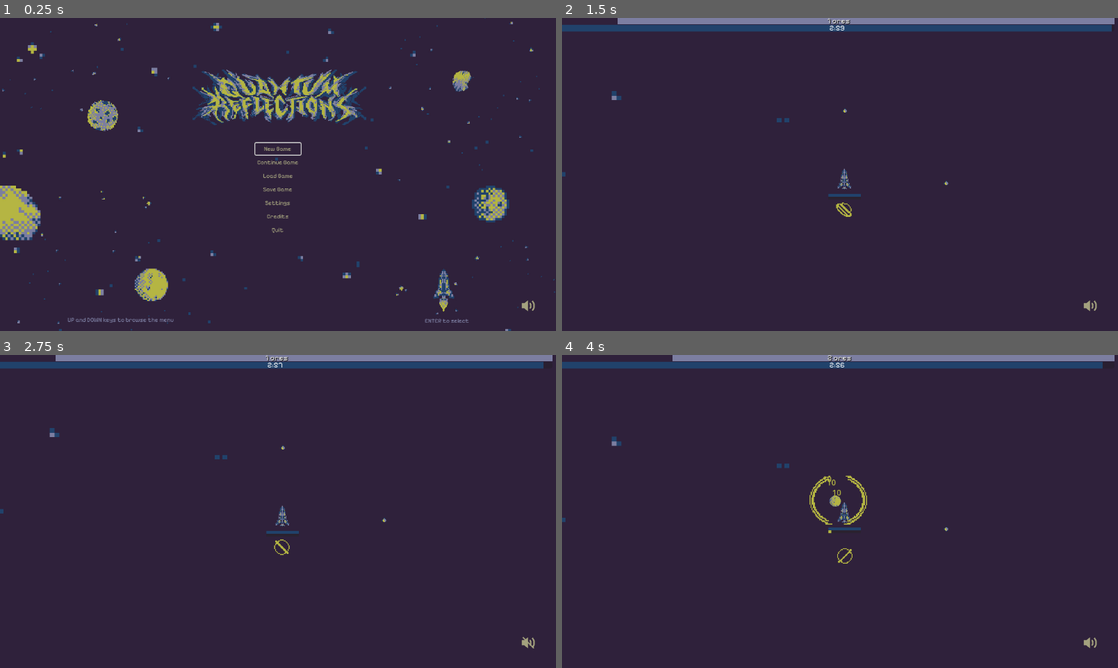
Above: before the commit, frames 1-4 (two rows, left to right).
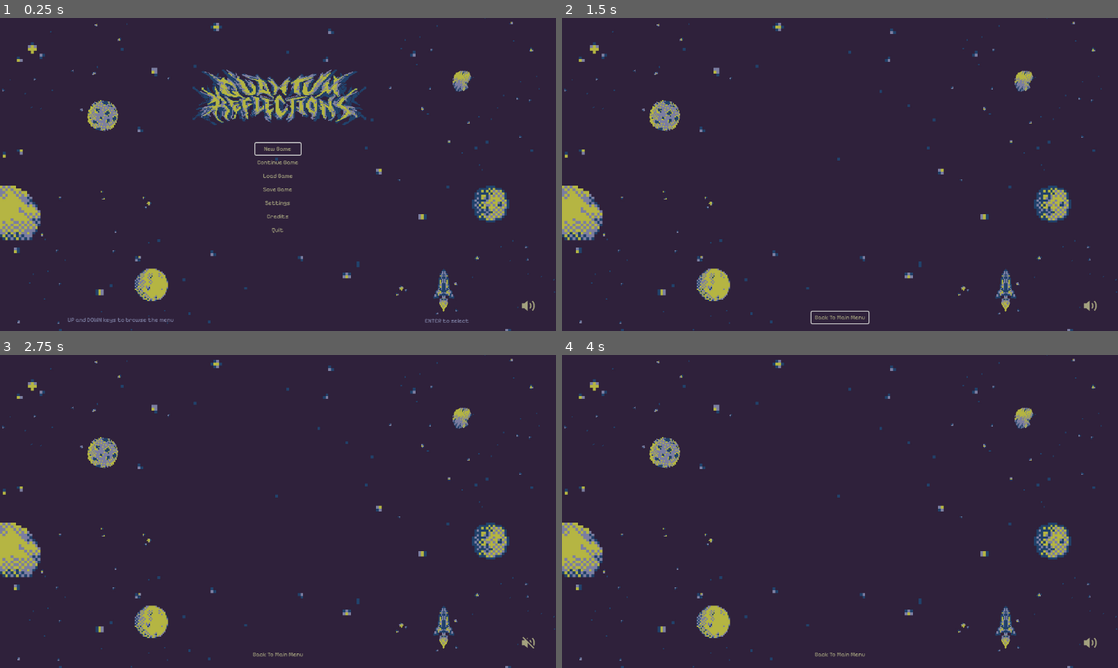
Above: after the commit, the same moments.

Repository: iparosds/Quantum-Reflections
Game: Godot game, scene res://scenes/globals/level_manager.tscn
Two runs of this game, one before a commit and one after it. Both use one fixed random seed, a clock stepped at 60 frames per second and the inputs below.
Inputs (mouse positions are in pixels of both pictures, inside the frame that each line leads up to):
- Up to frame 1 (0.25 s): no input
- Up to frame 2 (1.5 s): click "New Game" at 0.5 s; click (840, 318) at 1.25 s, where only the run after the commit has a clickable "Back To Main Menu"
- Up to frame 3 (2.75 s): click (528, 642) at 2 s
- Up to frame 4 (4 s): tap Enter (enter) at 2.75, 2.85, 3.8 s; move the mouse to (812, 574) at 2.77 s; hold W (move_up) from 2.78 s (still down); click (812, 574) at 2.92 s; move the mouse to (1006, 558) at 3.52 s; tap Tab (boost) at 3.6 s; click (1006, 558) at 3.67 s

The runs differ from the first frame. In frame 1, less than 0.1% of the frame differs, in the area x 93-97%, y 90-94%; in frame 2, 7.8%; in frame 3, 7.7%; in frame 4, 7.9%, in the area x 0-100%, y 0-100%.

Commit message:
fazer tela de seleção de levels [issue : #30]

Diff:
--- a/scenes/globals/gui_manager.tscn
+++ b/scenes/globals/gui_manager.tscn
@@ -164,6 +164,7 @@
 script = ExtResource("1_01qsd")
 
 [node name="GameHud" type="CanvasLayer" parent="."]
+visible = false
 
 [node name="HudXP" type="ProgressBar" parent="GameHud"]
 offset_right = 1145.0
@@ -217,7 +218,6 @@
 text = "You are a God!"
 
 [node name="MainMenu" type="CanvasLayer" parent="."]
-visible = false
 
 [node name="TextureRect" type="TextureRect" parent="MainMenu"]
 anchors_preset = 15
@@ -338,8 +338,6 @@
 horizontal_alignment = 1
 vertical_alignment = 1
 
-[node name="SoundIcon" parent="MainMenu" instance=ExtResource("6_haemp")]
-
 [node name="Credits" type="CanvasLayer" parent="."]
 visible = false
 
@@ -389,8 +387,6 @@
 text = "Back"
 flat = true
 
-[node name="SoundIcon" parent="Credits" instance=ExtResource("6_haemp")]
-
 [node name="SettingsMenu" type="CanvasLayer" parent="."]
 visible = false
 
@@ -484,8 +480,6 @@
 label_settings = SubResource("LabelSettings_55n0w")
 horizontal_alignment = 1
 vertical_alignment = 1
-
-[node name="SoundIcon" parent="SettingsMenu" instance=ExtResource("6_haemp")]
 
 [node name="InputSettings" type="CanvasLayer" parent="."]
 visible = false
@@ -607,8 +601,6 @@
 text = "Back to settings"
 flat = true
 
-[node name="SoundIcon" parent="InputSettings" instance=ExtResource("6_haemp")]
-
 [node name="GameOverScreen" type="CanvasLayer" parent="."]
 visible = false
 
@@ -644,8 +636,6 @@
 offset_bottom = 412.0
 text = "Restart"
 
-[node name="SoundIcon" parent="GameOverScreen" instance=ExtResource("6_haemp")]
-
 [node name="PauseMenu" type="CanvasLayer" parent="."]
 visible = false
 
@@ -739,7 +729,53 @@
 theme = ExtResource("5_w8ru2")
 text = "Quit to Desktop"
 
-[node name="SoundIcon" parent="PauseMenu" instance=ExtResource("6_haemp")]
+[node name="LevelsMenu" type="CanvasLayer" parent="."]
+
+[node name="TextureRect" type="TextureRect" parent="LevelsMenu"]
+anchors_preset = 15
+anchor_right = 1.0
+anchor_bottom = 1.0
+grow_horizontal = 2
+grow_vertical = 2
+texture = ExtResource("3_mrw3c")
+expand_mode = 2
+
+[node name="ScrollContainer" type="ScrollContainer" parent="LevelsMenu"]
+anchors_preset = 8
+anchor_left = 0.5
+anchor_top = 0.5
+anchor_right = 0.5
+anchor_bottom = 0.5
+offset_left = -20.0
+offset_top = -20.0
+offset_right = 20.0
+offset_bottom = 20.0
+grow_horizontal = 2
+grow_vertical = 2
+
+[node name="MarginContainer" type="MarginContainer" parent="LevelsMenu/ScrollContainer"]
+layout_mode = 2
+
+[node name="LevelsContainer" type="VBoxContainer" parent="LevelsMenu/ScrollContainer/MarginContainer"]
+layout_mode = 2
+
+[node name="VBoxContainer" type="VBoxContainer" parent="LevelsMenu"]
+anchors_preset = 7
+anchor_left = 0.5
+anchor_top = 1.0
+anchor_right = 0.5
+anchor_bottom = 1.0
+offset_left = -20.0
+offset_top = -40.0
+offset_right = 20.0
+grow_horizontal = 2
+grow_vertical = 0
+
+[node name="BackToMainMenuButton" type="Button" parent="LevelsMenu/VBoxContainer"]
+layout_mode = 2
+theme = ExtResource("5_w8ru2")
+text = " Back To Main Menu "
+flat = true
 
 [node name="Sounds" type="Node" parent="."]
 
@@ -752,5 +788,7 @@
 [node name="BackSoundPlayer" type="AudioStreamPlayer" parent="Sounds"]
 stream = ExtResource("12_pme4d")
 
+[node name="SoundIcon" parent="." instance=ExtResource("6_haemp")]
+
 [connection signal="pressed" from="InputSettings/Control/PanelContainer/MarginContainer/VBoxContainer/SaveConfigButton" to="InputSettings/Control" method="_on_save_config_button_pressed"]
 [connection signal="pressed" from="InputSettings/Control/PanelContainer/MarginContainer/VBoxContainer/ResetButton" to="InputSettings/Control" method="_on_reset_button_pressed"]
--- a/scenes/menus/pause_menu.tscn
+++ /dev/null
@@ -1,130 +0,0 @@
-[gd_scene load_steps=7 format=3 uid="uid://c1wm8rtspnyjw"]
-
-[ext_resource type="Script" uid="uid://2bfrj8hrx288" path="res://scripts/menus/pause_menu.gd" id="1_dx1k4"]
-[ext_resource type="Shader" uid="uid://dqaaqag24kr3a" path="res://assets/sprites/menus_and_misc/pause_menu.gdshader" id="2_wqncs"]
-
-[sub_resource type="ShaderMaterial" id="ShaderMaterial_htex5"]
-shader = ExtResource("2_wqncs")
-shader_parameter/lod = 0.0
-
-[sub_resource type="Animation" id="Animation_6flnu"]
-length = 0.001
-tracks/0/type = "value"
-tracks/0/imported = false
-tracks/0/enabled = true
-tracks/0/path = NodePath("ColorRect:material:shader_parameter/lod")
-tracks/0/interp = 1
-tracks/0/loop_wrap = true
-tracks/0/keys = {
-"times": PackedFloat32Array(0),
-"transitions": PackedFloat32Array(1),
-"update": 0,
-"values": [0.0]
-}
-tracks/1/type = "value"
-tracks/1/imported = false
-tracks/1/enabled = true
-tracks/1/path = NodePath(".:modulate")
-tracks/1/interp = 1
-tracks/1/loop_wrap = true
-tracks/1/keys = {
-"times": PackedFloat32Array(0),
-"transitions": PackedFloat32Array(1),
-"update": 0,
-"values": [Color(1, 1, 1, 0)]
-}
-
-[sub_resource type="Animation" id="Animation_8ymmb"]
-resource_name = "blur"
-length = 0.3
-tracks/0/type = "value"
-tracks/0/imported = false
-tracks/0/enabled = true
-tracks/0/path = NodePath("ColorRect:material:shader_parameter/lod")
-tracks/0/interp = 1
-tracks/0/loop_wrap = true
-tracks/0/keys = {
-"times": PackedFloat32Array(0),
-"transitions": PackedFloat32Array(1),
-"update": 0,
-"values": [0.0]
-}
-tracks/1/type = "value"
-tracks/1/imported = false
-tracks/1/enabled = true
-tracks/1/path = NodePath(".:modulate")
-tracks/1/interp = 1
-tracks/1/loop_wrap = true
-tracks/1/keys = {
-"times": PackedFloat32Array(0, 0.3),
-"transitions": PackedFloat32Array(1, 1),
-"update": 0,
-"values": [Color(1, 1, 1, 0), Color(1, 1, 1, 1)]
-}
-
-[sub_resource type="AnimationLibrary" id="AnimationLibrary_hjivf"]
-_data = {
-&"RESET": SubResource("Animation_6flnu"),
-&"blur": SubResource("Animation_8ymmb")
-}
-
-[node name="PauseMenu" type="Control"]
-process_mode = 3
-modulate = Color(1, 1, 1, 0)
-layout_mode = 3
-anchors_preset = 15
-anchor_right = 1.0
-anchor_bottom = 1.0
-grow_horizontal = 2
-grow_vertical = 2
-script = ExtResource("1_dx1k4")
-
-[node name="ColorRect" type="ColorRect" parent="."]
-material = SubResource("ShaderMaterial_htex5")
-layout_mode = 1
-anchors_preset = 15
-anchor_right = 1.0
-anchor_bottom = 1.0
-grow_horizontal = 2
-grow_vertical = 2
-
-[node name="PanelContainer" type="PanelContainer" parent="."]
-layout_mode = 1
-anchors_preset = 8
-anchor_left = 0.5
-anchor_top = 0.5
-anchor_right = 0.5
-anchor_bottom = 0.5
-offset_left = -189.0
-offset_top = -188.0
-offset_right = 190.0
-offset_bottom = 191.0
-grow_horizontal = 2
-grow_vertical = 2
-
-[node name="VBoxContainer" type="VBoxContainer" parent="PanelContainer"]
-layout_mode = 2
-size_flags_horizontal = 4
-size_flags_vertical = 4
-
-[node name="Resume" type="Button" parent="PanelContainer/VBoxContainer"]
-layout_mode = 2
-text = "Resume"
-
-[node name="Restart" type="Button" parent="PanelContainer/VBoxContainer"]
-layout_mode = 2
-text = "Restart"
-
-[node name="Quit" type="Button" parent="PanelContainer/VBoxContainer"]
-layout_mode = 2
-text = "Quit"
-
-[node name="AnimationPlayer" type="AnimationPlayer" parent="PanelContainer/VBoxContainer"]
-root_node = NodePath("../../..")
-libraries = {
-&"": SubResource("AnimationLibrary_hjivf")
-}
-
-[connection signal="pressed" from="PanelContainer/VBoxContainer/Resume" to="." method="_on_resume_pressed"]
-[connection signal="pressed" from="PanelContainer/VBoxContainer/Restart" to="." method="_on_restart_pressed"]
-[connection signal="pressed" from="PanelContainer/VBoxContainer/Quit" to="." method="_on_quit_pressed"]
--- a/scenes/menus/resolution.tscn
+++ /dev/null
@@ -1,72 +0,0 @@
-[gd_scene load_steps=5 format=3 uid="uid://b20crjjh1b6mm"]
-
-[ext_resource type="AudioStream" uid="uid://bg32u8hnfgwy0" path="res://assets/sounds/menus/MENU MUSIC.wav" id="2_qgh43"]
-[ext_resource type="AudioStream" uid="uid://ttsymx30w523" path="res://assets/sounds/menus/MENU SOUND - DOWN.wav" id="3_tx1tp"]
-[ext_resource type="AudioStream" uid="uid://bnr2bup87a15w" path="res://assets/sounds/menus/MENU SOUND - SELECT.wav" id="4_5uo2q"]
-
-[sub_resource type="Resource" id="Resource_65ib4"]
-metadata/__load_path__ = "res://scripts/resolution.gd"
-
-[node name="Resolution" type="Control"]
-layout_mode = 3
-anchors_preset = 15
-anchor_right = 1.0
-anchor_bottom = 1.0
-grow_horizontal = 2
-grow_vertical = 2
-script = SubResource("Resource_65ib4")
-
-[node name="MarginContainer" type="MarginContainer" parent="."]
-layout_mode = 1
-anchors_preset = 15
-anchor_right = 1.0
-anchor_bottom = 1.0
-grow_horizontal = 2
-grow_vertical = 2
-
-[node name="VBoxContainer" type="VBoxContainer" parent="MarginContainer"]
-layout_mode = 2
-
-[node name="Resolutions" type="OptionButton" parent="MarginContainer/VBoxContainer"]
-layout_mode = 2
-size_flags_vertical = 4
-theme_override_font_sizes/font_size = 24
-alignment = 1
-selected = 2
-item_count = 4
-popup/item_0/text = "1920 * 1080"
-popup/item_1/text = "1600 * 900"
-popup/item_1/id = 1
-popup/item_2/text = "1280 *  720"
-popup/item_2/id = 2
-popup/item_3/text = "1152 * 648"
-popup/item_3/id = 3
-
-[node name="menu_music" type="AudioStreamPlayer" parent="."]
-stream = ExtResource("2_qgh43")
-
-[node name="down_sound" type="AudioStreamPlayer" parent="."]
-stream = ExtResource("3_tx1tp")
-
-[node name="select_sound" type="AudioStreamPlayer" parent="."]
-stream = ExtResource("4_5uo2q")
-
-[node name="Back" type="Button" parent="."]
-layout_mode = 1
-anchors_preset = 8
-anchor_left = 0.5
-anchor_top = 0.5
-anchor_right = 0.5
-anchor_bottom = 0.5
-offset_left = -188.0
-offset_top = -32.0
-offset_right = 188.0
-offset_bottom = 32.0
-grow_horizontal = 2
-grow_vertical = 2
-theme_override_font_sizes/font_size = 24
-text = "Back"
-
-[connection signal="item_selected" from="MarginContainer/VBoxContainer/Resolutions" to="." method="_on_resolutions_item_selected"]
-[connection signal="mouse_entered" from="Back" to="." method="_on_back_mouse_entered"]
-[connection signal="pressed" from="Back" to="." method="_on_back_pressed"]
--- a/scripts/globals/gui_manager.gd
+++ b/scripts/globals/gui_manager.gd
@@ -9,7 +9,7 @@
 const INPUT_SETTINGS_BUTTON_GROUP := "input_settings_button"
 const GAME_OVER_SCREEN_GROUP := "game_over_screen_button"
 const PAUSE_MENU_GROUP := "pause_menu_button"
-
+const LEVELS_MENU_GROUP := "level_menu_button"
 # Camadas principais da interface do jogo.
 # Cada camada é uma parte visual do HUD ou de menus.
 @onready var game_hud_layer: CanvasLayer    = $GameHud
@@ -19,6 +19,7 @@
 @onready var input_settings_layer: CanvasLayer = $InputSettings
 @onready var game_over_screen: CanvasLayer  = $GameOverScreen
 @onready var pause_menu_layer: CanvasLayer = $PauseMenu
+@onready var levels_menu_layer: CanvasLayer = $LevelsMenu
 
 # Sons para interações de interface (hover, seleção, voltar).
 @onready var hover_sound_player:  AudioStreamPlayer = $Sounds/HoverSoundPlayer
@@ -79,6 +80,7 @@
 	game_hud_layer.visible = false
 	game_over_screen.visible = false
 	pause_menu_layer.visible = false
+	levels_menu_layer.visible = false
 
 	AudioPlayer._play_menu_music()
 
@@ -88,6 +90,7 @@
 	_tag_buttons_in_tree(input_settings_layer, INPUT_SETTINGS_BUTTON_GROUP)
 	_tag_buttons_in_tree(game_over_screen, GAME_OVER_SCREEN_GROUP)
 	_tag_buttons_in_tree(pause_menu_layer, PAUSE_MENU_GROUP)
+	_tag_buttons_in_tree(levels_menu_layer, LEVELS_MENU_GROUP)
 
 	_connect_button_signals_recursively(self)
 	_connect_signal_safe(settings_volume_slider, "value_changed", Callable(self, "_on_settings_volume_changed"))
@@ -216,13 +219,15 @@
 		_on_game_over_screen_button_pressed(pressed_button)
 	elif pressed_button.is_in_group(PAUSE_MENU_GROUP):
 		_on_pause_menu_button_pressed(pressed_button)
+	elif pressed_button.is_in_group(LEVELS_MENU_GROUP):
+		_on_levels_menu_button_pressed(pressed_button)
 
 
 # Ações de botões do menu principal.
 func _on_main_menu_button_pressed(pressed_button: BaseButton) -> void:
 	match pressed_button.name:
 		"NewGameButton":
-			Singleton.start_game()
+			show_levels_menu()
 		"ContinueGameButton":
 			Singleton.continue_game()
 		"LoadGameButton":
@@ -298,6 +303,12 @@
 			Singleton.quit_to_desktop_from_game()
 
 
+func _on_levels_menu_button_pressed(pressed_button : BaseButton) -> void:
+	match  pressed_button.name:
+		"BackToMainMenuButton":
+			pass
+
+
 # Métodos chamados externamente via Singleton
 # Controlam a visibilidade das telas principais do jogo.
 func show_main_menu() -> void:
@@ -363,3 +374,12 @@
 # ------------------------------------------------------------
 func show_pause_overlay_only() -> void:
 	pause_menu_layer.visible = true
+
+
+func show_levels_menu() -> void:
+	main_menu_layer.visible   = false
+	credits_layer.visible     = false
+	settings_layer.visible    = false
+	input_settings_layer.visible = false
+	levels_menu_layer.visible = true
+	_focus_first_button_in(levels_menu_layer)
